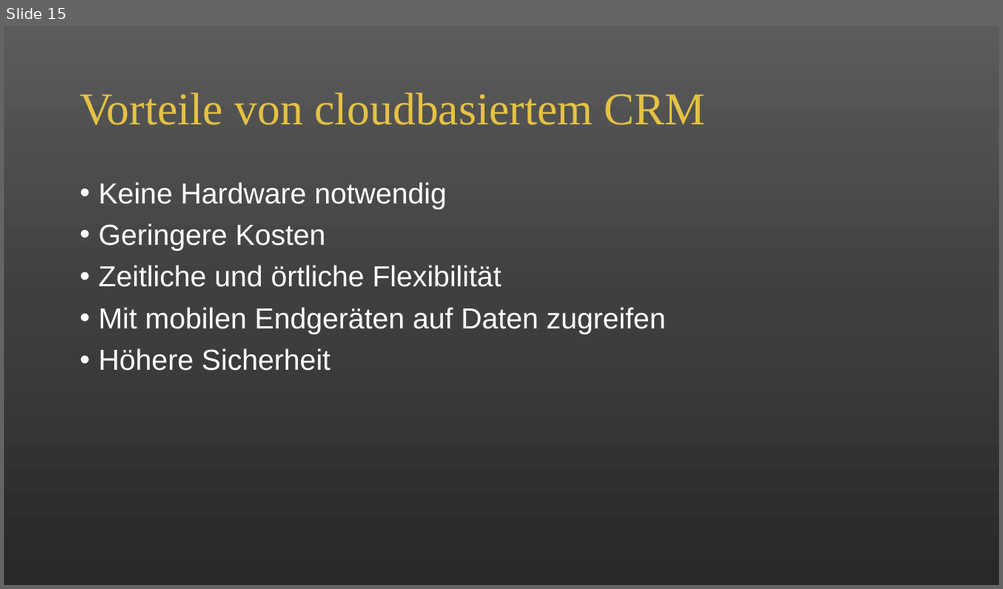
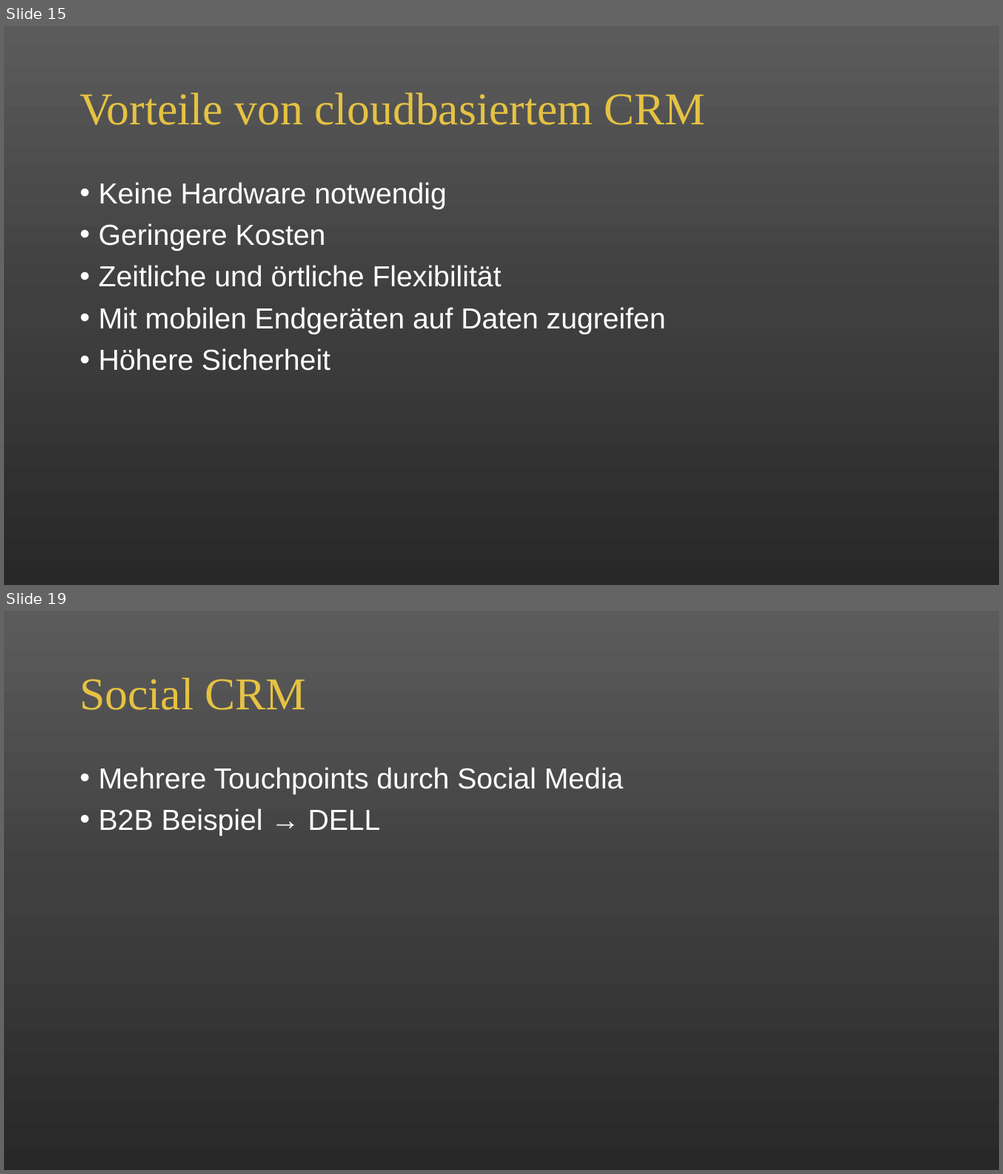
Before and after one commit to alicapr/CRM, a slide deck: CRM.pptx. Shown one above the other, each under a label of ours: slide 15 before the commit, slides 15 and 19 after it; the slides between them are not shown. The pictures are 1003x589 and 1003x1174 pixels, drawn with LibreOffice and Linux fonts; fonts in the diff are those of the drawing. Boxes give left, top, right and bottom in pixels: in the first picture for what was removed or moved away, otherwise in the second. Text is boxed around its words. In the diff, an @@ line names an element or a change of style, - is before the commit and + after.

Commit message:
social crm

```diff
--- a/CRM.pptx
+++ b/CRM.pptx
@@ slide 19 added at <box>4,611,999,1170</box>, background gradient #5B5B5B to #404040 to #292929 @@
@@ title added at <box>79,678,307,710</box>, 44 pt, text #E5C243 @@
+Social CRM
@@ text added at <box>99,767,623,836</box>, 28 pt, text #FFFFFF @@
+• Mehrere Touchpoints durch Social Media
+• B2B Beispiel → DELL
```
Also in this commit, not shown: 3 slides changed, 2 other slides added.
